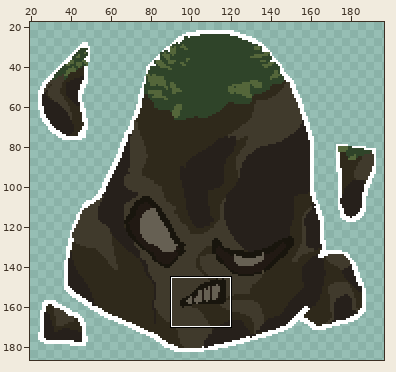
Pixel-art file, stored at Assets/Sprits/PlaceHolders/OldRock.aseprite. Above: a wide view before the commit, with the close-up outlined.
Close-up. As it was:
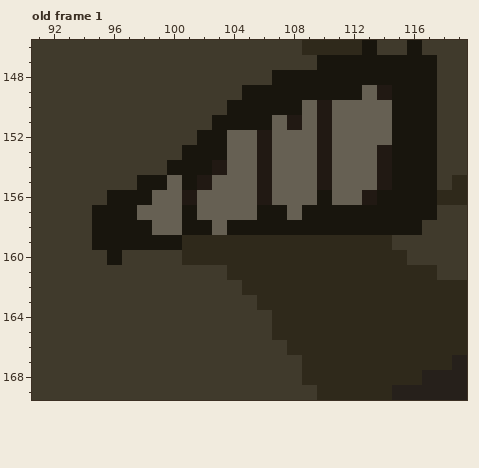
202x202 pixels, 1 frame. Shown: old frame 1: x 91..119, y 146..169. The wide view leaves out empty margins.
New version:
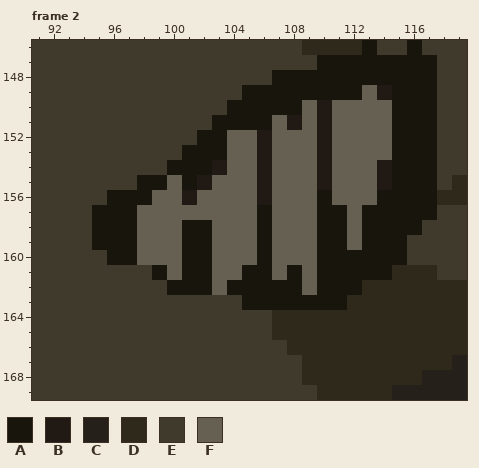
Palette (. is transparent): A #18150d  B #211913  C #26201b  D #2f291b  E #403a2c  F #666053
A new or re-ordered frame is compared with the old frame closest to it.
The exact change:
frames 1 -> 2
Frame 2 is new; against old frame 1:
Colour A replaces colour D in row 159 at x 101 to 102, 106, 110 to 111 and 113 to 114; in row 160 at x 101 to 102, 106 and 110 to 115; in row 161 at x 105 to 106, 108 and 110 to 114; in row 162 at x 105 to 108 and 110 to 112; in row 163 at x 106 to 111.
Colour A replaces colour E in row 159 at x 115; in row 160 at x 97; in row 161 at x 99 and 101 to 102; in row 162 at x 100 to 102 and 104; in row 163 at x 105.
Colour F replaces colour A in row 157 at x 101, 107, 109 and 112; in row 158 at x 98, 104 to 105, 107 to 109 and 112; in row 159 at x 98 to 100.
Colour F replaces colour B in row 153 at x 114; in row 156 at x 113.
Colour F replaces colour D in row 159 at x 103 to 105, 107 to 109 and 112; in row 160 at x 103 to 105 and 107 to 109; in row 161 at x 104, 107 and 109; in row 162 at x 109.
Colour F replaces colour E in row 160 at x 98 to 100; in row 161 at x 100 and 103; in row 162 at x 103.
Where, in picture pixels (left, top, right, bottom), the same in both close-ups:
changed: (122, 145, 407, 310)
